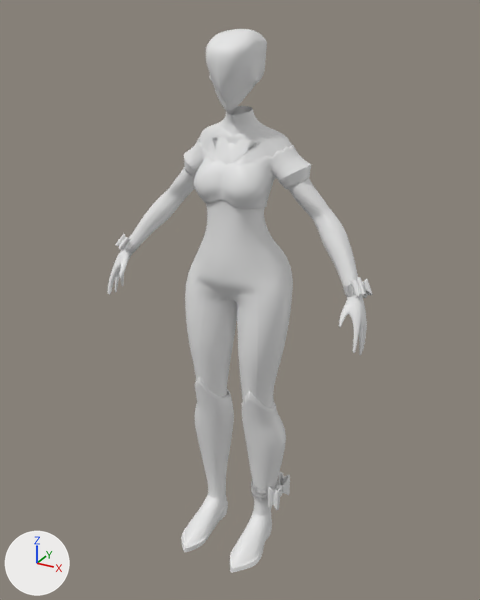
What one commit did to the Blender file SeamstressBlender/Seamstress.blend.
Before and after are seen from a camera (50 mm lens) standing at (2.6, -4.72, 2.38) and looking at (-0.07, 0.14, -0.05). The axes (+X, +Y, +Z) are drawn at lower left. The lights are the same throughout.

Objects in the first picture: 'Bandage', 'Body', 'DressTop', 'Shoe', 'Sphere', 'Triangl', 'ribbon'.
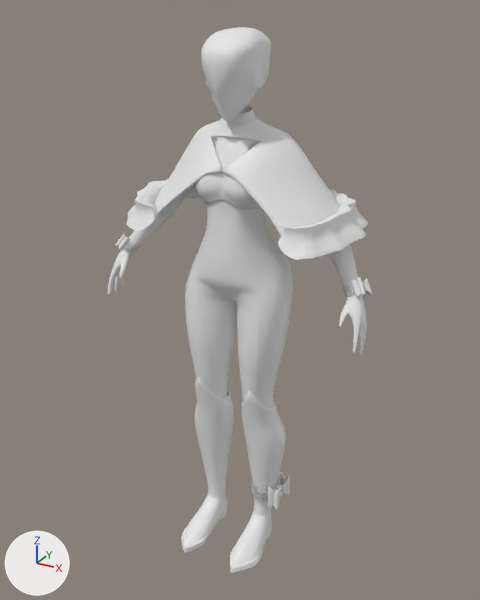
Location of each change, (x1, y1, x2, y2) in pixels of the pictures (480 x 600 px):
```json
{"object": "CloakTop", "change": "shown", "after": [153, 116, 340, 236]}
{"object": "Sphere", "change": "moved, rescaled", "before": [206, 29, 267, 111], "after": [201, 27, 271, 121], "on screen": "15% wider, 14% taller"}
{"object": "CloakBot", "change": "shown", "after": [126, 179, 368, 260]}
{"object": "DressTop", "change": "unchanged, covered by the edit", "before": [184, 137, 311, 209], "after": [194, 161, 261, 209]}
```

Edits to the scene script, one JSON object a line:
```json
{"op": "remove", "block": "ob_cloakbot", "code": "ob_cloakbot.hide_set(True)"}
{"op": "remove", "block": "ob_cloaktop", "code": "ob_cloaktop.hide_set(True)"}
{"op": "set", "path": "ob_sphere.location", "old": "(0.0, 0.028, 1.991)", "new": "(0.0, 0.037, 1.969)"}
{"op": "set", "path": "ob_sphere.scale", "old": "(0.247, 0.247, 0.247)", "new": "(0.281, 0.281, 0.281)"}
```
